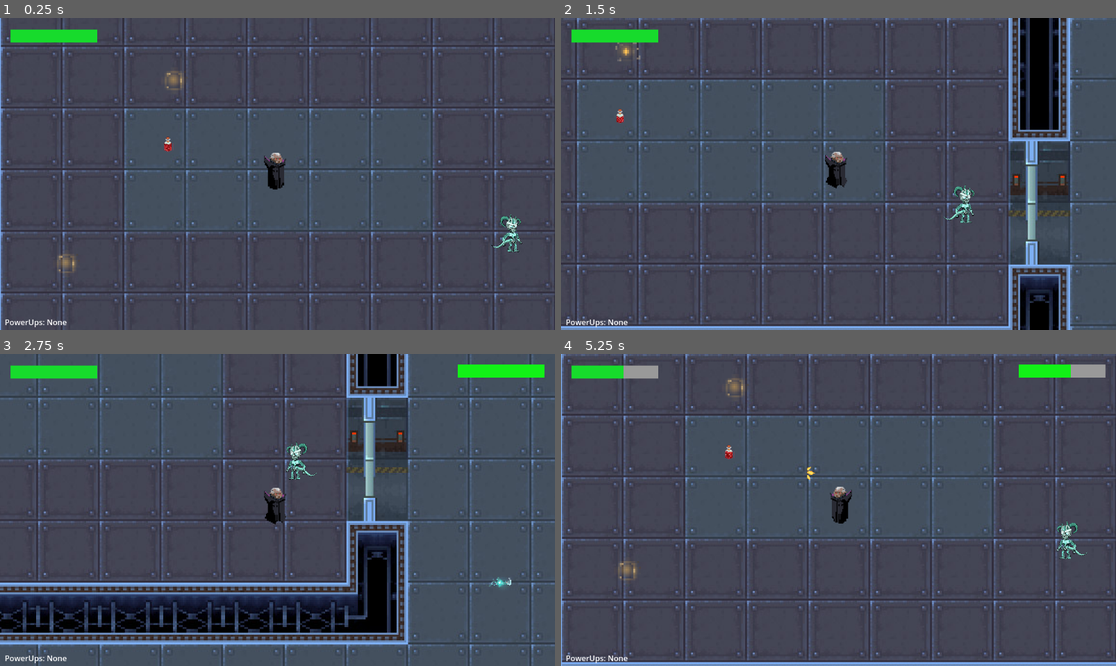
Above: before the commit, frames 1-4 (two rows, left to right).
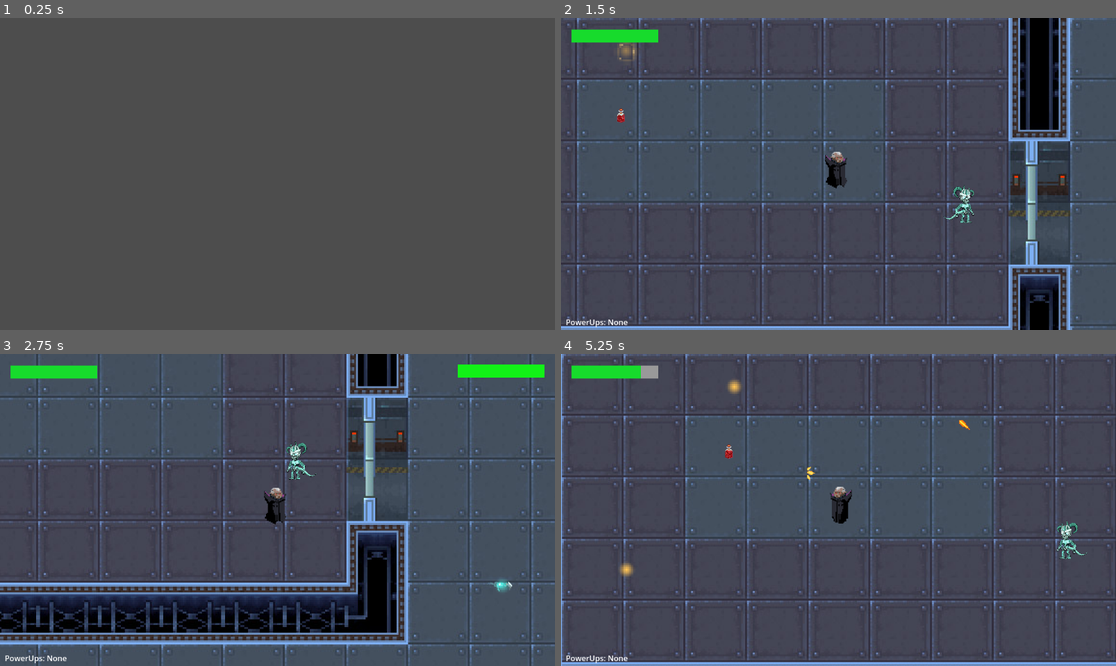
Above: after the commit, the same moments.

Repository: brianxiaodev/bloodmoon
Game: Godot game, scene res://scenes/intro_video.tscn
Same seed, same stepped clock (60 frames per second), same inputs: the game is played once before the commit and once after it. Before the commit the project starts from res://scenes/blood_moon.tscn. Video files are missing from this copy of the repository; at most half a second of black plays in their place.
Inputs:
- Up to frame 1 (0.25 s): no input
- Up to frame 2 (1.5 s): tap Enter (ui_accept) at 0.5, 0.6, 0.77, 1.07 s; hold Right (ui_right) 0.53-1.28 s; hold Down (ui_down) from 1.28 s (still down); tap Shift (dash) at 1.35 s
- Up to frame 3 (2.75 s): tap Enter (ui_accept) at 1.52, 1.55, 1.82, 2.3 s; release Down (ui_down) at 2.03 s; hold Right (ui_right) from 2.03 s (still down); hold Z (stealth) from 2.03 s (still down)
- Up to frame 4 (5.25 s): release Right (ui_right) at 2.78 s; release Z (stealth) at 2.78 s; hold Up (ui_up) 2.78-3.53 s; tap Enter (ui_accept) at 2.85, 3.02, 3.32, 3.77, 3.8, 4.07, 4.52, 4.55, 4.82, 5.1 s; hold Shift (dash) 3.53-4.28 s; hold Left (ui_left) 3.53-5.03 s; tap Space (restart) at 4.15 s; tap Z (stealth) at 4.35 s; hold Down (ui_down) from 5.03 s (still down)

The runs differ from the first frame. In frame 1, 13% of the frame differs, in the area x 0-100%, y 0-100%; in frame 2, 0.2%; in frame 3, 0.2%; in frame 4, 1.1%.

Commit message:
add intro vid but not working so just click enterin the beginning to skip it

Diff:
--- a/project.godot
+++ b/project.godot
@@ -11,7 +11,7 @@
 [application]
 
 config/name="bloodmoon"
-run/main_scene="uid://bwnmps0tmudcj"
+run/main_scene="uid://bpj1qniayvxu0"
 config/features=PackedStringArray("4.4", "Forward Plus")
 
 [input]
--- a/scenes/blood_moon.tscn
+++ b/scenes/blood_moon.tscn
@@ -13,7 +13,6 @@
 [ext_resource type="Script" uid="uid://cddyqtwwyroqx" path="res://scripts/ui.gd" id="11_h4ocb"]
 [ext_resource type="PackedScene" uid="uid://cgrps2fgm3jxq" path="res://scenes/healthpotion.tscn" id="12_87vbj"]
 [ext_resource type="PackedScene" uid="uid://b3ald5ngtdkny" path="res://scenes/door.tscn" id="13_8hplf"]
-[ext_resource type="PackedScene" uid="uid://ddda0gc2vxlm5" path="res://scenes/level_2.tscn" id="14_2wlms"]
 
 [node name="Blood Moon" type="Node2D"]
 script = ExtResource("1_3kn01")
@@ -125,9 +124,6 @@
 [node name="Healthpotion6" parent="." instance=ExtResource("12_87vbj")]
 position = Vector2(-530, -218)
 
-[node name="Enemy9" parent="." instance=ExtResource("7_1dman")]
-position = Vector2(-177, -116)
-
 [node name="Enemy10" parent="." instance=ExtResource("7_1dman")]
 position = Vector2(1027, 91)
 scale = Vector2(5.0625, 5.0625)
@@ -156,4 +152,3 @@
 
 [node name="Door2" parent="." instance=ExtResource("13_8hplf")]
 position = Vector2(1240, -415)
-target_scene = ExtResource("14_2wlms")
--- a/scenes/game_over.tscn
+++ b/scenes/game_over.tscn
@@ -1,6 +1,6 @@
 [gd_scene load_steps=2 format=3 uid="uid://dtgtookoxhgn8"]
 
-[ext_resource type="Script" uid="uid://bsyggcybu6wh1" path="res://scenes/game_over.gd" id="1_xeevv"]
+[ext_resource type="Script" uid="uid://bsyggcybu6wh1" path="res://scripts/game_over.gd" id="1_xeevv"]
 
 [node name="GameOver" type="CanvasLayer"]
 script = ExtResource("1_xeevv")
--- /dev/null
+++ b/scenes/intro_video.tscn
@@ -0,0 +1,28 @@
+[gd_scene load_steps=5 format=3 uid="uid://bpj1qniayvxu0"]
+
+[ext_resource type="Script" uid="uid://bii2utnd2a58e" path="res://scripts/intro_video.gd" id="1_8ofvi"]
+[ext_resource type="VideoStream" path="res://assets/Blood Moon Intro Ogg.ogv" id="1_mgkwl"]
+[ext_resource type="Script" uid="uid://cdfsoiovfh2k1" path="res://scripts/skip_label.gd" id="2_mgkwl"]
+
+[sub_resource type="LabelSettings" id="LabelSettings_iq608"]
+font_size = 64
+
+[node name="IntroVideo" type="Node2D"]
+
+[node name="VideoStreamPlayer" type="VideoStreamPlayer" parent="."]
+offset_right = 1920.0
+offset_bottom = 1200.0
+stream = ExtResource("1_mgkwl")
+script = ExtResource("1_8ofvi")
+
+[node name="Label" type="Label" parent="."]
+offset_left = 345.0
+offset_top = 1085.0
+offset_right = 1849.0
+offset_bottom = 1222.0
+text = "Press Enter to Skip Instructions"
+label_settings = SubResource("LabelSettings_iq608")
+horizontal_alignment = 2
+script = ExtResource("2_mgkwl")
+
+[connection signal="finished" from="VideoStreamPlayer" to="VideoStreamPlayer" method="_on_finished"]
--- /dev/null
+++ b/scripts/intro_video.gd
@@ -0,0 +1,13 @@
+extends VideoStreamPlayer
+
+
+# Called when the node enters the scene tree for the first time.
+func _ready() -> void:
+	pass # Replace with function body.
+
+
+
+
+
+func _on_finished() -> void:
+	get_tree().change_scene_to_file("res://scenes/blood_moon.tscn")
--- /dev/null
+++ b/scripts/skip_label.gd
@@ -0,0 +1,5 @@
+extends Label
+
+func _physics_process(delta):
+	if Input.is_action_just_pressed("ui_accept"):
+		get_tree().change_scene_to_file("res://scenes/blood_moon.tscn")
Not shown: 1 places in scenes/blood_moon.tscn that only renumber resources
Renamed: scenes/game_over.gd -> scripts/game_over.gd
Renamed: scenes/game_over.gd.uid -> scripts/game_over.gd.uid
Not shown, added: scripts/intro_video.gd.uid
Not shown, added: scripts/skip_label.gd.uid
Not shown, added: assets/Blood Moon Intro Ogg.ogv
Not shown, added: scenes/Blood Moon Intro.webm
